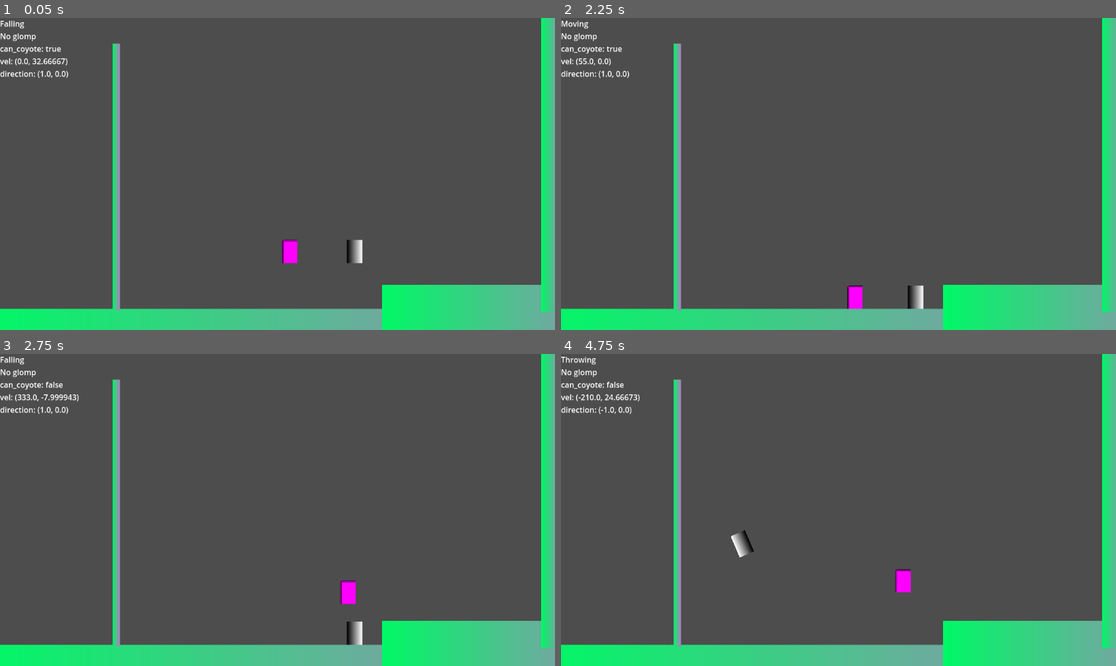
Above: before the commit, frames 1-4 (two rows, left to right).
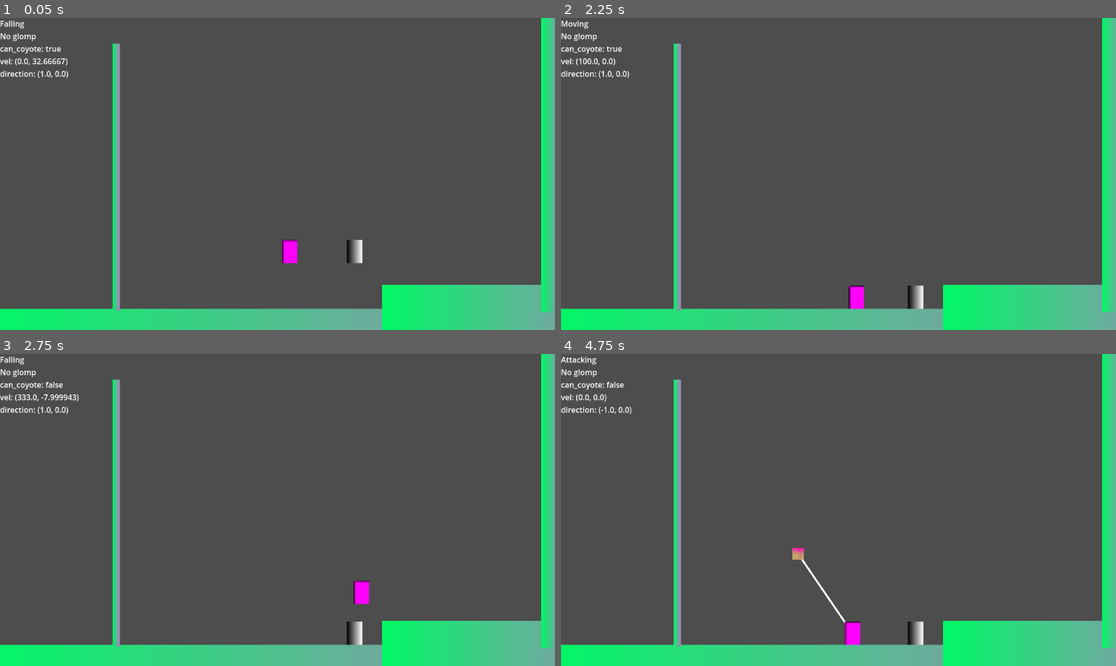
Above: after the commit, the same moments.

Repository: b3e3e3/ultimate-glomp
Game: Godot game, scene res://sandbox.tscn
Same seed, same stepped clock (60 frames per second), same inputs: the game is played once before the commit and once after it.
Inputs (mouse positions are in pixels of both pictures, inside the frame that each line leads up to):
- Up to frame 1 (0.05 s): no input
- Up to frame 2 (2.25 s): tap Enter at 0.5 s; move the mouse to (960, 158) at 0.52 s; hold D (move_right) 0.53-1.28 s; click (960, 158) at 0.6 s; tap Space (jump) at 0.77, 0.8, 1.07, 1.35, 1.52, 1.82 s; move the mouse to (727, 189) at 1.27 s; hold S (move_down) 1.28-2.03 s; click (727, 189) at 1.55 s; move the mouse to (894, 105) at 2.02 s; hold D (move_right) from 2.03 s (still down); click (894, 105) at 2.1 s
- Up to frame 3 (2.75 s): keep holding D (move_right); tap Space (jump) at 2.3 s
- Up to frame 4 (4.75 s): move the mouse to (810, 572) at 2.77 s; release D (move_right) at 2.78 s; hold W (move_up) 2.78-3.53 s; tap Enter at 2.85 s; tap Space (jump) at 3.02, 3.32, 3.77, 3.8, 4.07, 4.52 s; click (810, 572) at 3.05 s; move the mouse to (1005, 556) at 3.52 s; hold A (move_left) from 3.53 s (still down); tap Keypad Enter at 3.6 s; move the mouse to (672, 463) at 4.27 s; tap C at 4.35 s; click (672, 463) at 4.55 s

Frame 1 is identical in both runs. In frame 2, 0.2% of the frame differs, in the area x 3-55%, y 12-94%; in frame 3, 0.4%; in frame 4, 1.2%, in the area x 0-66%, y 0-94%.

Commit message:
climbing & jumping

Diff:
--- a/character/player/state/climbing.gd
+++ b/character/player/state/climbing.gd
@@ -15,6 +15,8 @@
 # 	_old_jump_force = data.get(&'jump_force') if data.has(&'jump_force') else player.JUMP_VELOCITY
 
 func on_physics_update(_delta: float) -> void:
+	var hor := controller.get_horizontal_input()
+
 	var bodies := player.get_climbable_bodies_in_proximity()
 	var climb_body := bodies[0] if not bodies.is_empty() else null
 
@@ -24,7 +26,7 @@
 		character.direction.x *= -1
 
 	# jump off climbable
-	elif check_for_jumping():
+	elif check_for_jumping() and hor != 0: # 2nd condition is temp fix. TODO
 		goto(jumping_state, {
 			&'jump_force': jump_off_force + Vector2(character.direction.x * (-character.get_speed() * 1.7), 0),
 			&'just_jumped': false,
@@ -41,7 +43,8 @@
 		})
 
 	elif check_for_moving_vertical() or character.velocity.y != 0:
-		var ver := controller.get_vertical_input() if not player.is_attacking else 0.0
+		# TODO: figure out how to get player to stop at top of climbable
+		var ver: float = controller.get_vertical_input() if not player.is_attacking else 0.0
 		character.vertical_move(ver, 200 if ver > 0 else 150)
 
 	# super.on_physics_update(_delta)
--- a/character/player/state/falling.gd
+++ b/character/player/state/falling.gd
@@ -39,18 +39,20 @@
 	# print(_speed, ' ', _accel, ' ', _decel)
 
 	# TODO: this doesnt work. opting for double jumps instead
-	# if can_coyote:
-	# 	# disable coyote timer after <coyote_time> seconds
-	# 	var ct: float = data.get(&'coyote_time', coyote_time)
+	if can_coyote:
+		# disable coyote timer after <coyote_time> seconds
+		var ct: float = data.get(&'coyote_time', coyote_time)
 
-	# 	get_tree().create_timer(ct).timeout.connect(func():
-	# 		# prevent this timer from firing if the player lands before the timer expires
-	# 		# TODO: still doesnt work. try climbing, jumping up the pole a bunch, and then trying to double jump
-	# 		if not character.is_on_floor() or not character.is_on_wall():
-	# 			can_coyote = false
-	# 	, CONNECT_ONE_SHOT)
+		get_tree().create_timer(ct).timeout.connect(func():
+			# prevent this timer from firing if the player lands before the timer expires
+			# TODO: still doesnt work. try climbing, jumping up the pole a bunch, and then trying to double jump
+			if not character.is_on_floor() or not character.is_on_wall():
+				can_coyote = false
+		, CONNECT_ONE_SHOT)
 
-func on_physics_update(_delta: float) -> void:
+func on_physics_update(delta: float) -> void:
+	super.on_physics_update(delta)
+
 	var hor := controller.get_horizontal_input()
 
 	if check_for_landing():
@@ -73,7 +75,8 @@
 		# character.move(hor, _speed, _accel, _decel)
 		var accel := _accel if not climb_hopping else get_directional_acceleration(hor, _accel, _decel)
 		# print(accel)
-		# if hor != 0:
-		player.move(hor, character.get_speed(), accel, _decel)
 
-	super.on_physics_update(_delta)
+		# for some reason, this makes us jump way too far when jumping off from climbing
+		# without holding a direction down
+		if hor != 0:
+			player.move(hor, character.get_speed(), accel, _decel)
--- a/player.tscn
+++ b/player.tscn
@@ -79,6 +79,7 @@
 
 [node name="Falling" type="Node" parent="StateMachine"]
 script = ExtResource("6_ivps1")
+air_accel_speed = 30.0
 air_decel_speed = 50.0
 
 [node name="Glomping" type="Node" parent="StateMachine"]
